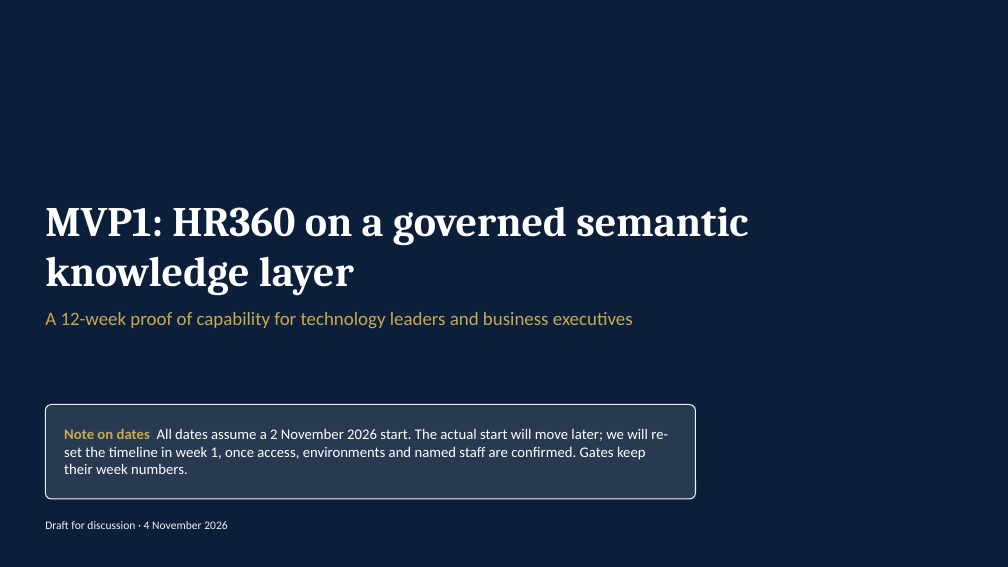
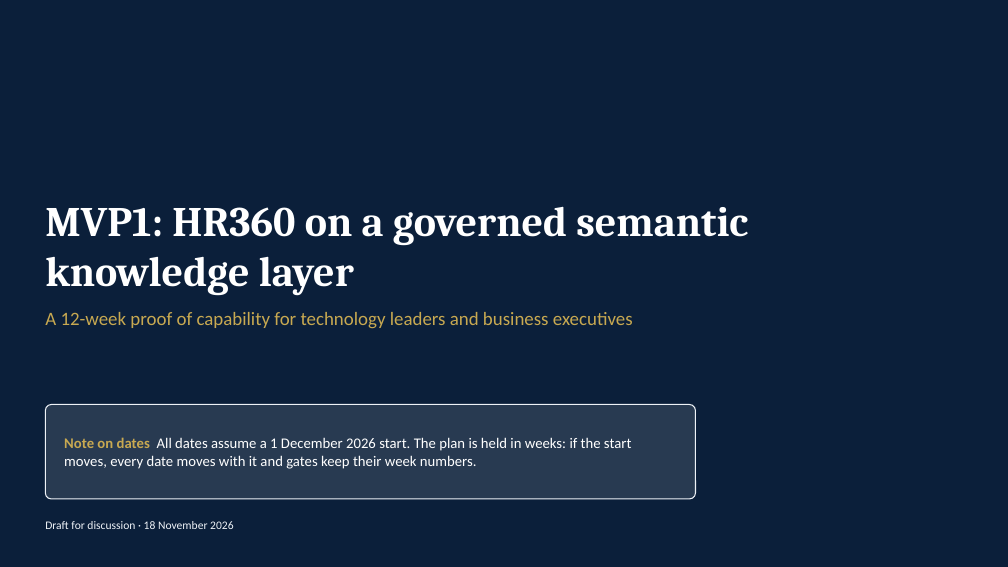
Before and after one commit to jeffw5/Knowledge-Engineering, a slide deck: slide 1 of KE Roadmap/MVP1/HSGA_MVP1_Briefing.pptx. Drawn at 1008x567 pixels with LibreOffice and Linux fonts; fonts in the diff are those of the drawing. Boxes give left, top, right and bottom in pixels: in the first picture for what was removed or moved away, otherwise in the second. Text is boxed around its words. In the diff, an @@ line names an element or a change of style, - is before the commit and + after.

```diff
--- a/KE Roadmap/MVP1/HSGA_MVP1_Briefing.pptx
+++ b/KE Roadmap/MVP1/HSGA_MVP1_Briefing.pptx
@@ text at box(64, 437, 631, 469): text changed @@
-Note on dates All dates assume a 2 November 2026 start. The actual start will move later; we will re-set the timeline in week 1, once access, environments and named staff are confirmed. Gates keep their week numbers.
+Note on dates All dates assume a 1 December 2026 start. The plan is held in weeks: if the start moves, every date moves with it and gates keep their week numbers.
@@ text at box(45, 521, 233, 529): text changed @@
-Draft for discussion · 4 November 2026
+Draft for discussion · 18 November 2026
```
Also in this commit, not shown: 17 other slides changed, 17 other files.
